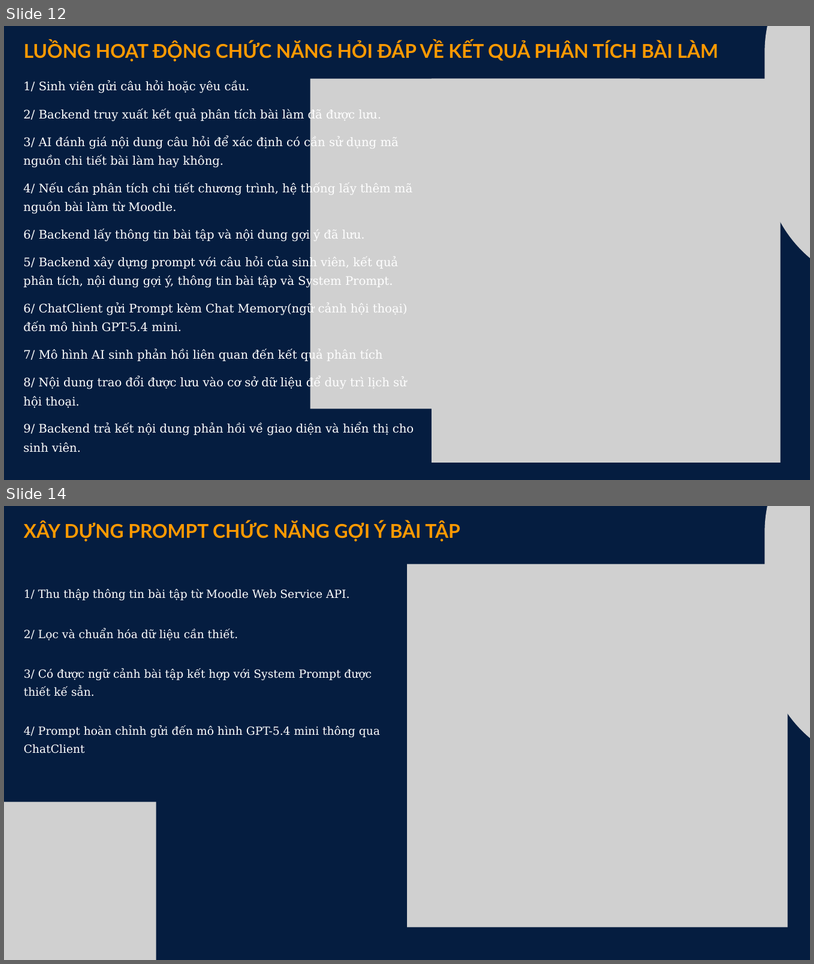
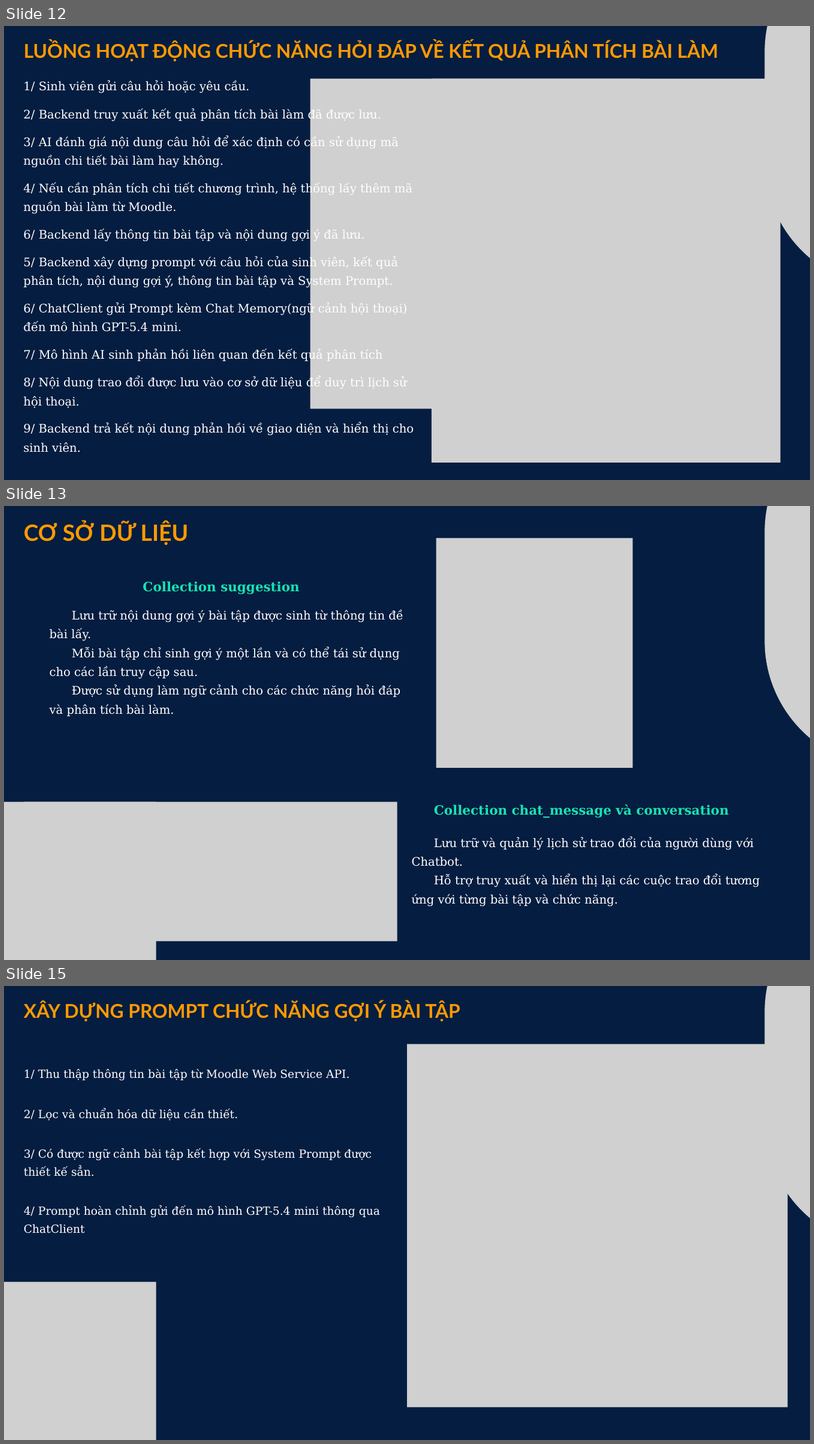
Before and after one commit to nguyenhuynhchi/tn-da22tta-110122001-nguyenhuynhchi-ai-support-program, a slide deck: docs/Slide KLTN.pptx. Shown one above the other, each under a label of ours: slides 12 and 14 before the commit, slides 12, 13 and 15 after it; the slides between them are not shown. The pictures are 814x964 and 814x1444 pixels, drawn with LibreOffice and Linux fonts; fonts in the diff are those of the drawing; grey boxes stand for pictures. Boxes give left, top, right and bottom in pixels: in the first picture for what was removed or moved away, otherwise in the second. Text is boxed around its words. In the diff, an @@ line names an element or a change of style, - is before the commit and + after.

```diff
--- a/docs/Slide KLTN.pptx
+++ b/docs/Slide KLTN.pptx
@@ slide 13 added at (4, 506, 810, 960), background #051D40 @@
@@ text added at (24, 521, 189, 545), 40 pt, text #FF9A00, bold @@
+CƠ SỞ DỮ LIỆU
@@ picture added at (765, 506, 810, 768) @@
@@ picture added at (436, 538, 633, 767) @@
@@ text added at (143, 581, 299, 594), 23 pt, text #17E3B2, bold @@
+Collection suggestion
@@ text added at (50, 610, 404, 716), 21 pt, text #FFFFFF @@
+Lưu trữ nội dung gợi ý bài tập được sinh từ thông tin đề bài lấy.
+Mỗi bài tập chỉ sinh gợi ý một lần và có thể tái sử dụng cho các lần truy cập sau.
+Được sử dụng làm ngữ cảnh cho các chức năng hỏi đáp và phân tích bài làm.
@@ picture added at (4, 802, 156, 960) @@
@@ picture added at (24, 802, 398, 940) @@
@@ text added at (434, 804, 729, 817), 23 pt, text #17E3B2, bold @@
+Collection chat_message và conversation
@@ text added at (412, 837, 760, 906), 21 pt, text #FFFFFF @@
+Lưu trữ và quản lý lịch sử trao đổi của người dùng với Chatbot.
+Hỗ trợ truy xuất và hiển thị lại các cuộc trao đổi tương ứng với từng bài tập và chức năng.
@@ what was slide 14 is now slide 15 @@
```
Also in this commit, not shown: 10 slides changed, 1 other slide added, 21 other files.
